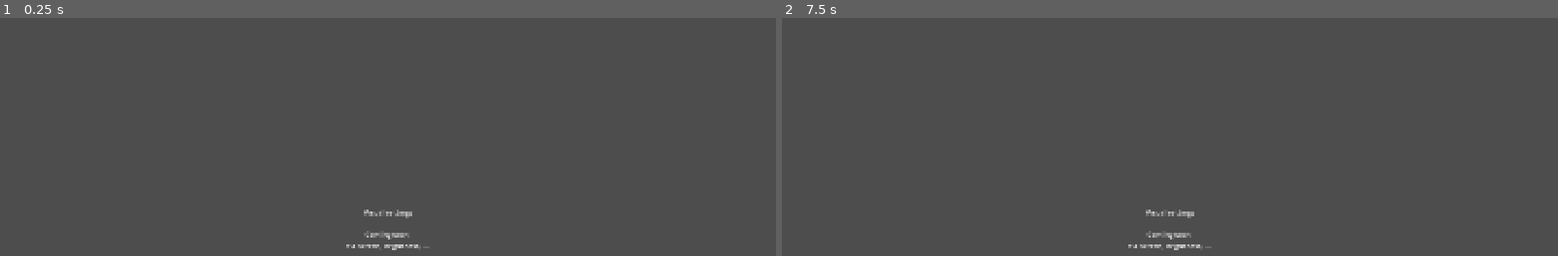
Above: before the commit, frames 1-2 (left to right).
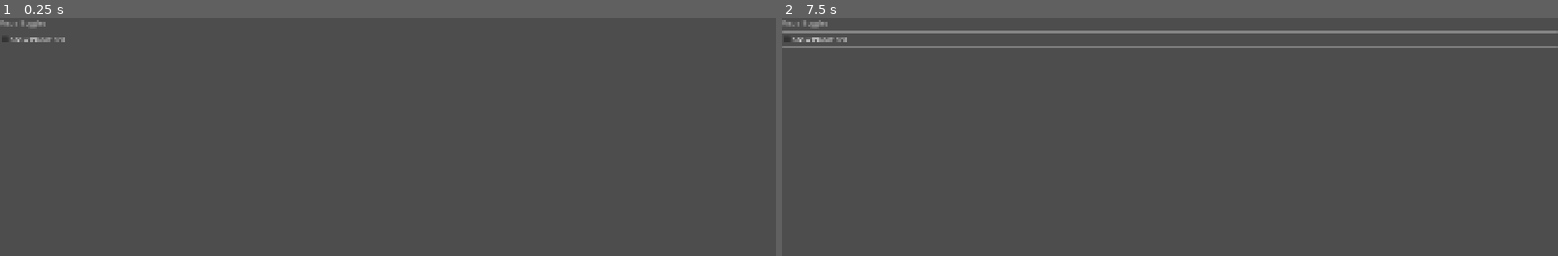
Above: after the commit, the same moments.

Repository: swan-eternal/astrorescue
Game: Godot game, scene res://scenes/visual_tab.tscn
The game is run twice, just before and just after one commit, with the same random seed, the same clock (stepped at 60 frames per second) and the same inputs. This scene is started directly instead of the project's main scene.
Inputs (mouse positions are in pixels of both pictures, inside the frame that each line leads up to):
- Up to frame 1 (0.25 s): no input
- Up to frame 2 (7.5 s): click (1170, 39) at 0.5 s, where only the run after the commit has a clickable "Show Planet SOI"; tap Enter at 1.25 s; move the mouse to (1340, 208) at 1.27 s; hold D (rotate_right) 1.28-2 s; tap F (toggle_free_camera) every 1.5 s from 1.35 to 7.35 s; click (1340, 208) at 1.42 s; tap R (restart) every 0.75 s from 2 to 5 s; drag from (1014, 248) to (outside the picture) at 2.02 s; move the mouse to (1247, 137) at 2.77 s; hold D (rotate_right) 2.78-3.5 s; drag from (outside the picture) to (937, 165) at 3.52 s; move the mouse to (outside the picture) at 4.27 s; hold A (rotate_left) 4.28-5 s; drag from (937, 165) to (1053, 122) at 5.02 s; move the mouse to (1208, 229) at 5.77 s; hold , (time_warp_down) 5.78-6.5 s; click (1208, 229) at 5.92 s; drag from (1053, 122) to (1014, 248) at 6.52 s; move the mouse to (1340, 208) at 7.27 s; hold Up (thrust) from 7.28 s (still down)

The runs differ from the first frame. In frame 1, 0.5% of the frame differs, in the area x 0-56%, y 0-98%; in frame 2, 2.6%, in the area x 0-100%, y 0-98%.

Commit message:
feat(visual): planet SOI visualization + VisualSettings menu toggle
- soi_indicator.gd (new): Node2D that draws a filled + bordered circle per planet (Hill-sphere * soi_fraction) via draw_circle + draw_arc. Used by both the level editor and the gameplay level.
- visual_settings.gd (new): autoload mirroring AudioSettings pattern. Persists show_soi to user://visual_settings.cfg (separate file from audio, no coordination needed). Default false.
- visual_tab.gd: replaced 'Coming soon' placeholder with a 'Show Planet SOI' CheckBox bound to VisualSettings. Refreshes from persisted state in _ready (audio_tab.gd pattern).
- level.tscn: added SoiIndicator node so SOI is visible during gameplay too (respects VisualSettings, default off).
- level_editor.gd: added SoiIndicator to the editor viewport with bypass_visual_settings = true so the planning aid stays on regardless of the user's in-game setting.
- project.godot: registered VisualSettings autoload.
- Astro-Rescue.md: status header refreshed for the new state.
- Housekeeping: auto-generated .uid files (audio_settings, audio_tab, gameplay_tab, settings_menu, visual_tab) added to git per existing pattern; Godot drive-bys (AstroRescueV01.exe, export_presets.cfg) committed.

Diff:
--- a/project.godot
+++ b/project.godot
@@ -24,6 +24,7 @@
 SaveState="*res://scripts/save_state.gd"
 AudioManager="*res://scripts/audio_manager.gd"
 AudioSettings="*res://scripts/audio_settings.gd"
+VisualSettings="*res://scripts/visual_settings.gd"
 
 [display]
 
--- a/scenes/level.tscn
+++ b/scenes/level.tscn
@@ -6,11 +6,15 @@
 [ext_resource type="Script" uid="uid://cqatk6q3c3jym" path="res://scripts/rocket_camera.gd" id="4_rcam"]
 [ext_resource type="Script" path="res://scripts/level_loader.gd" id="5_loader"]
 [ext_resource type="Script" path="res://scripts/pause_menu.gd" id="6_pause"]
+[ext_resource type="Script" path="res://scripts/soi_indicator.gd" id="7_soi"]
 
 [node name="level" type="Node2D"]
 
 [node name="LevelController" type="Node" parent="."]
 script = ExtResource("1_lctrl")
+
+[node name="SoiIndicator" type="Node2D" parent="."]
+script = ExtResource("7_soi")
 
 [node name="SunContainer" type="Node2D" parent="."]
 
--- /dev/null
+++ b/scripts/soi_indicator.gd
@@ -0,0 +1,141 @@
+extends Node2D
+##
+## Visualizes each planet's Sphere of Influence (SOI) as a semi-
+## transparent shaded circle. Useful for level planning — shows the
+## designer where trajectory mode would auto-switch from sun-centered
+## to planet-centered, and lets them see how mass adjustments affect
+## SOI extent in real-time when editing a level.
+##
+## SOI = Hill sphere × `soi_fraction`, same math the SOI detection
+## in `trajectoryline_2d.gd` uses. Both call
+## `OrbitCalculator.compute_soi_radius` so the visualization always
+## matches the gameplay-relevant region.
+##
+## Editor-only for now. Added to the level editor's `_viewport_root`
+## before `SunContainer` so it renders behind bodies. Persists across
+## `_refresh_viewport()` because `LevelLoader.build_scene_from_spec`
+## only clears `SunContainer` and `BodyContainer` children, not other
+## children of root.
+##
+
+## Toggle visibility. Useful for hiding the visualization if it's
+## distracting during non-planning edits.
+@export var enabled: bool = true
+
+## Fill color for each SOI region. Light blue, low alpha so the
+## background and bodies stay visible through it.
+@export var fill_color: Color = Color(0.4, 0.7, 1.0, 0.08)
+
+## Border color for each SOI circle. Slightly more opaque than fill
+## so the circle's edge is clearly visible.
+@export var border_color: Color = Color(0.4, 0.7, 1.0, 0.4)
+
+## Border width in pixels. Scales inversely with camera zoom to
+## stay readable at any zoom level (same scheme as trajectory lines).
+@export var border_width: float = 1.5
+
+## Number of segments used to approximate each circle. Higher = smoother
+## but more vertices to draw. 64 is plenty for typical visual use.
+@export var circle_segments: int = 64
+
+## Hill-sphere fraction for SOI computation. Must match the value used
+## by `trajectoryline_2d.gd`'s SOI detection for the visualization to
+## represent the actual gameplay-relevant region. Default references
+## `OrbitCalculator.DEFAULT_SOI_FRACTION` so both files share one
+## source of truth — override per-instance in the editor scene if
+## needed.
+@export var soi_fraction: float = OrbitCalculator.DEFAULT_SOI_FRACTION
+
+## If true, ignores `VisualSettings.is_show_soi()` and always draws
+## (subject to `enabled`). Used by the level editor, where the SOI is
+## a planning aid that should always be visible regardless of the
+## user's in-game setting. Default false (game instances respect the
+## user's toggle).
+@export var bypass_visual_settings: bool = false
+
+
+# Cached reference to the sun (heaviest body in "attractors"). Mass is
+# read each frame from sun.mass so inspector tweaks take effect live —
+# matches the trajectory-line pattern.
+var sun: Node2D = null
+
+# Mirror of sun.mass refreshed each frame. Cached here so the draw
+# loop doesn't have to call .get("mass") per planet per frame.
+var sun_mass: float = 0.0
+
+
+## Each frame: refresh sun mass, queue a redraw. Drawing happens in
+## `_draw()` so it picks up the current sun + planet state.
+func _process(_delta: float) -> void:
+	# Lazy-init sun: in the editor's first frame, planets may not have
+	# been instantiated yet. Retry until found; cheap (one group lookup).
+	if sun == null:
+		sun = _find_sun()
+	if sun != null:
+		sun_mass = float(sun.get("mass"))
+	queue_redraw()
+
+
+## Find the sun = heaviest body in the "attractors" group. Returns null
+## when no attractors yet (e.g., very early frame, or the spec is empty).
+func _find_sun() -> Node2D:
+	var attractors := get_tree().get_nodes_in_group("attractors")
+	var heaviest: Node2D = null
+	var heaviest_mass := 0.0
+	for body in attractors:
+		var m: float = float(body.get("mass"))
+		if m > heaviest_mass:
+			heaviest_mass = m
+			heaviest = body
+	return heaviest
+
+
+## Draw a filled circle + border for each planet's SOI. Skips the sun
+## itself (it has no SOI) and bodies heavier than half the sun (which
+## would be a second sun, not a planet — same threshold
+## `trajectoryline_2d.gd` uses to classify). Border width scales
+## inversely with camera zoom so the lines stay readable when zoomed
+## out — same scheme as the trajectory-line width scaling.
+##
+## Visibility gates (in evaluation order):
+##   1. `enabled` — per-instance kill switch (e.g., disable in a specific
+##      viewport without touching the global setting).
+##   2. `VisualSettings.is_show_soi()` — user toggle in Settings → Visual.
+##      Skipped when `bypass_visual_settings` is true (editor instance).
+##   3. `sun` and `sun_mass > 0.0` — can't draw without a primary to
+##      orbit around.
+func _draw() -> void:
+	if not enabled:
+		return
+	if not bypass_visual_settings and not VisualSettings.is_show_soi():
+		return
+	if sun == null or sun_mass <= 0.0:
+		return
+
+	# Scale border width inversely with camera zoom — keeps the lines
+	# readable when zoomed out, never thicker than `border_width` when
+	# zoomed in. Clamp avoids division blowup at extreme zoom-out.
+	var cam := get_viewport().get_camera_2d()
+	var zoom_factor: float = clampf(cam.zoom.x, 0.1, 1.0) if cam != null else 1.0
+	var scaled_border_width: float = border_width / zoom_factor
+
+	for body in get_tree().get_nodes_in_group("attractors"):
+		if body == sun:
+			continue
+		var m: float = float(body.get("mass"))
+		# Mass=0 asteroids still get a degenerate SOI; skip them. Heavy
+		# bodies (≥ half the sun) aren't "planets" in the SOI sense —
+		# the Hill-sphere formula assumes m << M_sun.
+		if m <= 0.0 or m >= sun_mass * 0.5:
+			continue
+
+		var orbital_distance: float = body.global_position.distance_to(sun.global_position)
+		var soi_radius: float = OrbitCalculator.compute_soi_radius(
+			m, sun_mass, orbital_distance, soi_fraction)
+		if soi_radius <= 0.0:
+			continue
+
+		var center: Vector2 = body.global_position
+		draw_circle(center, soi_radius, fill_color)
+		draw_arc(center, soi_radius, 0.0, TAU, circle_segments,
+			border_color, scaled_border_width, true)
--- /dev/null
+++ b/scripts/visual_settings.gd
@@ -0,0 +1,78 @@
+extends Node
+##
+## VisualSettings: persistent visual toggles for the game.
+## Autoloaded so it's accessible from any scene as `VisualSettings`.
+## The visual tab UI calls into this module on every toggle change.
+##
+## Storage: ConfigFile at `user://visual_settings.cfg` (separate file
+## from AudioSettings's `user://settings.cfg` so the two autoloads
+## don't need to coordinate read-modify-write cycles — each is
+## self-contained). Same OS-managed user dir as the audio file.
+##
+## Lifecycle:
+##   _ready()        load user://visual_settings.cfg if it exists;
+##                   otherwise apply defaults.
+##   set_*()         mutate one setting's state, save immediately.
+##
+## Adding a new visual toggle = add a field below + a `get_*` / `set_*`
+## accessor pair + a `set_value` / `has_section_key` line in the
+## load/save helpers. Settings stay organized in one section per
+## concern (audio / visual / etc.) for forward-compat.
+##
+
+const SETTINGS_PATH := "user://visual_settings.cfg"
+const SECTION := "visual"
+
+# Default for `show_soi` — whether to render the SOI (Sphere of
+# Influence) visualization around planets during gameplay. Off by
+# default since it's primarily a planning aid; the user toggles it on
+# via Settings → Visual when they want it.
+const DEFAULT_SHOW_SOI: bool = false
+
+
+# Internal state. Adding a new visual toggle = add a field here + a
+# `get_*` / `set_*` accessor pair below.
+var _show_soi: bool = DEFAULT_SHOW_SOI
+
+
+## Load persisted settings (if any). Missing file = defaults.
+## Corrupt file = log a warning and fall back to defaults (don't
+## crash — settings should never block gameplay).
+func _ready() -> void:
+	_load_from_disk()
+
+
+## Public API: get the current `show_soi` value.
+func is_show_soi() -> bool:
+	return _show_soi
+
+
+## Public API: set `show_soi`, persist immediately. The SOI indicator
+## polls `is_show_soi()` each frame, so it picks up the change on the
+## next draw — no explicit signal wiring needed.
+func set_show_soi(value: bool) -> void:
+	_show_soi = value
+	_save_to_disk()
+
+
+# --- internals ---
+
+
+func _load_from_disk() -> void:
+	var cfg := ConfigFile.new()
+	var err := cfg.load(SETTINGS_PATH)
+	if err != OK:
+		# First run (no file yet) is the common case; not an error.
+		if err != ERR_FILE_NOT_FOUND:
+			push_warning("VisualSettings: could not load %s (err %d); using defaults." % [SETTINGS_PATH, err])
+		return
+	if cfg.has_section_key(SECTION, "show_soi"):
+		_show_soi = bool(cfg.get_value(SECTION, "show_soi", DEFAULT_SHOW_SOI))
+
+
+func _save_to_disk() -> void:
+	var cfg := ConfigFile.new()
+	cfg.set_value(SECTION, "show_soi", _show_soi)
+	var err := cfg.save(SETTINGS_PATH)
+	if err != OK:
+		push_warning("VisualSettings: could not save %s (err %d)." % [SETTINGS_PATH, err])
--- a/scripts/visual_tab.gd
+++ b/scripts/visual_tab.gd
@@ -1,18 +1,60 @@
 extends Control
 ##
-## VisualTab: settings placeholder. No real controls yet — just a
-## centered label listing what's coming so the settings menu has
-## three tabs of consistent structure (Audio / Visual / Gameplay).
+## VisualTab: settings panel for visual toggles. Currently has one
+## control: Show Planet SOI (Sphere of Influence around planets during
+## gameplay). Reads/writes go through the `VisualSettings` autoload,
+## which persists to user://visual_settings.cfg.
 ##
-## Built in code (no .tscn child structure) to match the audio_tab
-## and pause_menu patterns.
+## Built entirely in code (no .tscn child structure) to match the
+## audio_tab / pause_menu / main_menu patterns.
 ##
 
+# Per-toggle UI handles, populated in _build_ui; read/written by the
+# toggle callback.
+var _show_soi: CheckBox
+
+
 func _ready() -> void:
-	var label := Label.new()
-	label.text = "Visual settings\n\nComing soon:\nfullscreen, brightness, ..."
-	label.horizontal_alignment = HORIZONTAL_ALIGNMENT_CENTER
-	label.vertical_alignment = VERTICAL_ALIGNMENT_CENTER
-	label.set_anchors_and_offsets_preset(Control.PRESET_FULL_RECT)
-	label.autowrap_mode = TextServer.AUTOWRAP_WORD_SMART
-	add_child(label)
+	_build_ui()
+	_refresh_from_state()
+
+
+## Build one CheckBox for the SOI toggle. The CheckBox's `toggled`
+## signal is wired to push the new value into VisualSettings.
+func _build_ui() -> void:
+	var vbox := VBoxContainer.new()
+	vbox.set_anchors_and_offsets_preset(Control.PRESET_FULL_RECT)
+	vbox.add_theme_constant_override("separation", 12)
+	add_child(vbox)
+
+	# Section header — explains what follows. Modulated down so the
+	# controls below read as the primary content.
+	var hint := Label.new()
+	hint.text = "Visual toggles"
+	hint.modulate = Color(1, 1, 1, 0.6)
+	vbox.add_child(hint)
+
+	_show_soi = CheckBox.new()
+	_show_soi.text = "Show Planet SOI"
+	_show_soi.toggled.connect(_on_show_soi_toggled)
+	vbox.add_child(_show_soi)
+
+
+## Read VisualSettings state and reflect it in the UI. Called once in
+## _ready so the panel shows the persisted value (from
+## user://visual_settings.cfg) instead of the CheckBox default.
+func _refresh_from_state() -> void:
+	# set_block_signals around the programmatic update so the toggled
+	# handler doesn't fire and re-push the same value back to
+	# VisualSettings (and re-save to disk).
+	_show_soi.set_block_signals(true)
+	_show_soi.button_pressed = VisualSettings.is_show_soi()
+	_show_soi.set_block_signals(false)
+
+
+## Show SOI checkbox toggled: push state to VisualSettings. The actual
+## SOI indicator reads `VisualSettings.is_show_soi()` each frame so the
+## visualization updates on the next draw — no explicit signal wiring
+## needed here.
+func _on_show_soi_toggled(pressed: bool) -> void:
+	VisualSettings.set_show_soi(pressed)
--- a/tools/level_editor/level_editor.gd
+++ b/tools/level_editor/level_editor.gd
@@ -73,6 +73,13 @@
 var _viewport_container: SubViewportContainer  # Phase 5: needed for container-relative screen math (zoom-at-cursor, etc.)
 
 
+# Script for the SOI visualization overlay. Preloaded once at script
+# load so each `_build_viewport` call (rare — only on first build)
+# doesn't pay a fresh FileAccess lookup. The instance is added to
+# `_viewport_root` BEFORE `SunContainer` so it renders behind bodies.
+const SOI_INDICATOR_SCRIPT := preload("res://scripts/soi_indicator.gd")
+
+
 # --- Phase 5 viewport control state + tunables ---
 # Middle-click drag (or Space+left-drag) pans; scroll wheel zooms. State
 # persists between drags so subsequent drags start from the last camera
@@ -234,6 +241,22 @@
 
 	_viewport_root = Node2D.new()
 	sub_viewport.add_child(_viewport_root)
+
+	# SOI visualization overlay — added BEFORE SunContainer so it renders
+	# behind bodies. Persists across `_refresh_viewport()` calls because
+	# `LevelLoader.build_scene_from_spec` only clears SunContainer +
+	# BodyContainer children, not other root children. One node draws
+	# SOIs for all planets each frame; mass tweaks in the inspector
+	# update the visualization on the next frame.
+	#
+	# `bypass_visual_settings = true` because the editor is a planning
+	# aid — the SOI should always be visible here regardless of the
+	# user's in-game setting (which lives on the level.tscn instance
+	# and respects the toggle normally).
+	var soi_indicator: Node2D = SOI_INDICATOR_SCRIPT.new()
+	soi_indicator.name = "SoiIndicator"
+	soi_indicator.bypass_visual_settings = true
+	_viewport_root.add_child(soi_indicator)
 
 	var sun_container := Node2D.new()
 	sun_container.name = "SunContainer"
Not shown, changed: export_presets.cfg
Not shown, added: scripts/audio_settings.gd.uid
Not shown, added: scripts/audio_tab.gd.uid
Not shown, added: scripts/gameplay_tab.gd.uid
Not shown, added: scripts/settings_menu.gd.uid
Not shown, added: scripts/visual_tab.gd.uid
Not shown, changed: Astro-Rescue.md
Not shown, changed: AstroRescueV01.exe
